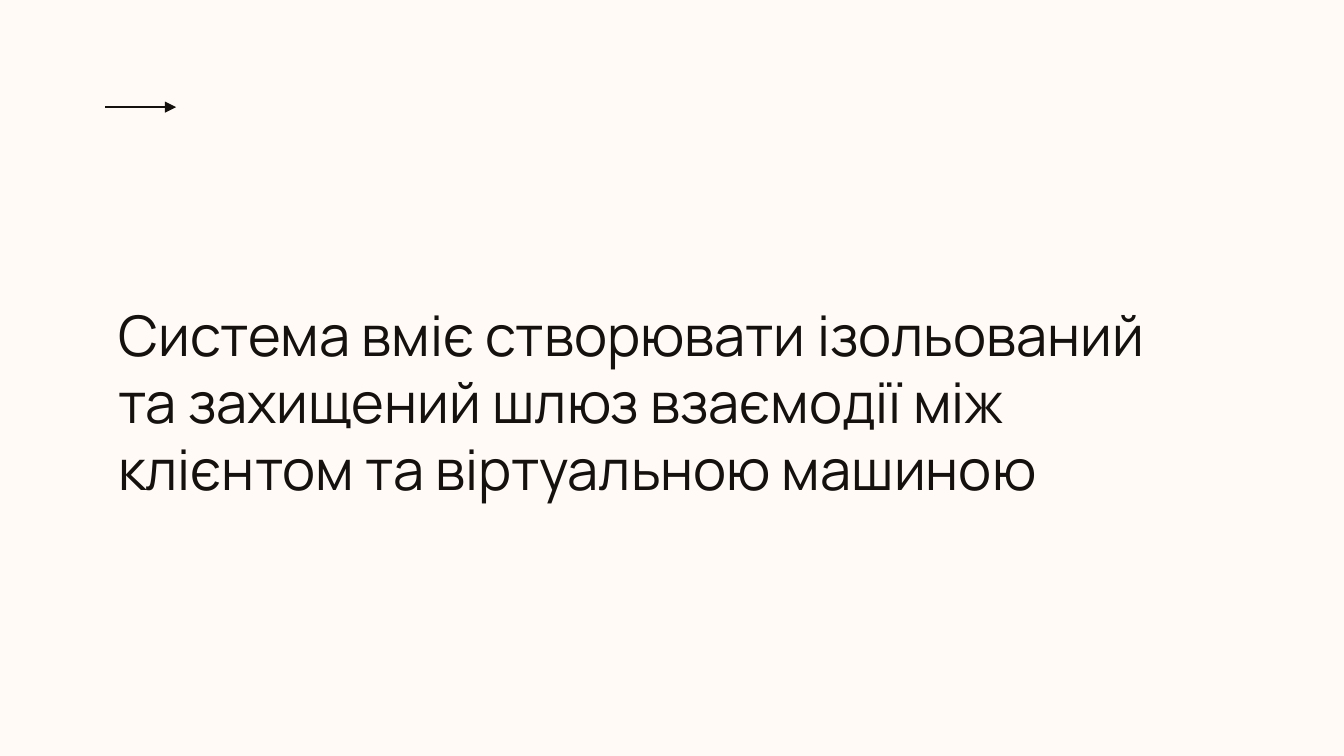
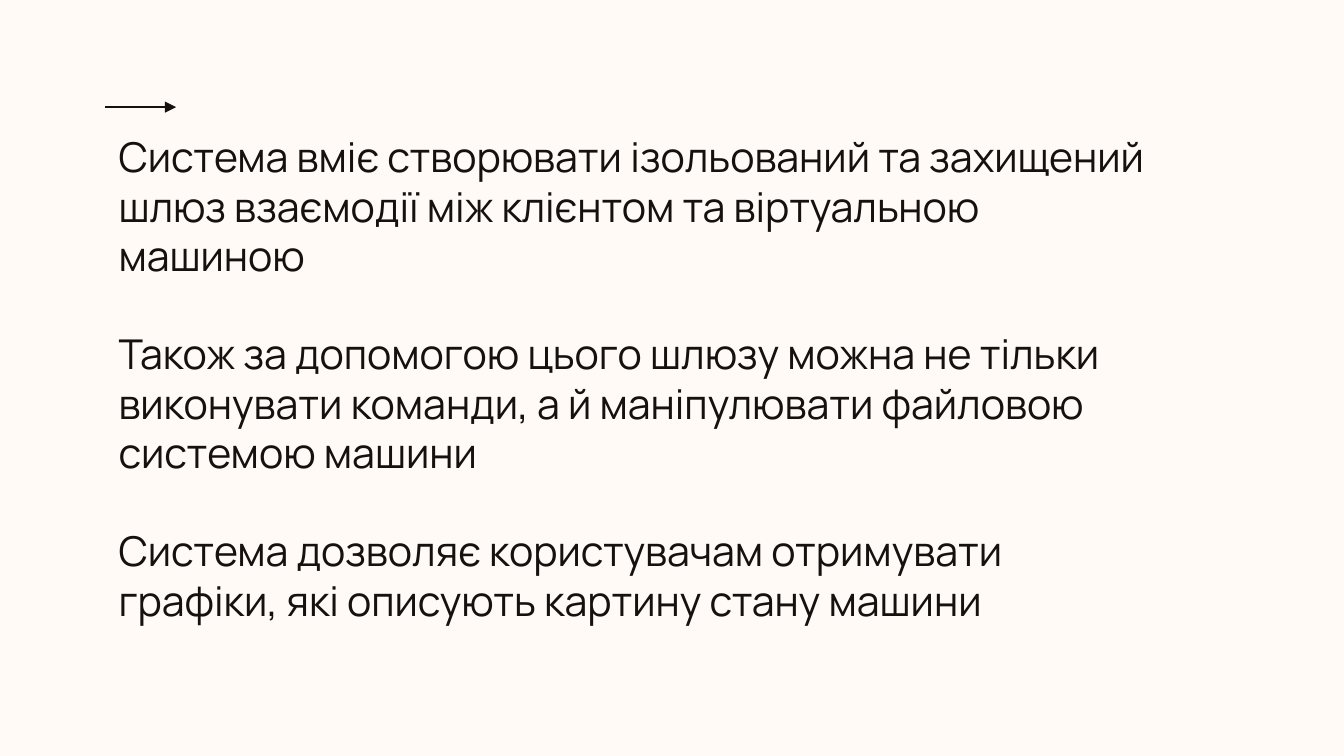
Before and after one commit to johnburitto/VMControlPanel, a slide deck: slide 10 of Презентація.pptx (slide 11 before the commit). Drawn at 1344x756 pixels with LibreOffice and Linux fonts; fonts in the diff are those of the drawing; background and template pictures are left out. Boxes give left, top, right and bottom in pixels: in the first picture for what was removed or moved away, otherwise in the second. Text is boxed around its words. In the diff, an @@ line names an element or a change of style, - is before the commit and + after.

```diff
--- a/Презентація.pptx
+++ b/Презентація.pptx
@@ subtitle "Система вміє створювати ізольований та ...": place and size @@
-subtitle "Система вміє створювати ізольований та ..." at (119, 315, 1144, 504)
+subtitle "Система вміє створювати ізольований та ..." at (119, 142, 1144, 626)
@@ subtitle at (119, 142, 1144, 272): size 30 to 22 pt in "Система вміє створювати ізольований та захищений шлюз ..." @@
@@ subtitle at (119, 339, 1099, 626): paragraphs added @@
+Також за допомогою цього шлюзу можна не тільки виконувати команди, а й маніпулювати файловою системою машини
+Система дозволяє користувачам отримувати графіки, які описують картину стану машини
```
Also in this commit, not shown: 12 other slides changed, 3 slides added, 8 slides removed, 12 other files.
